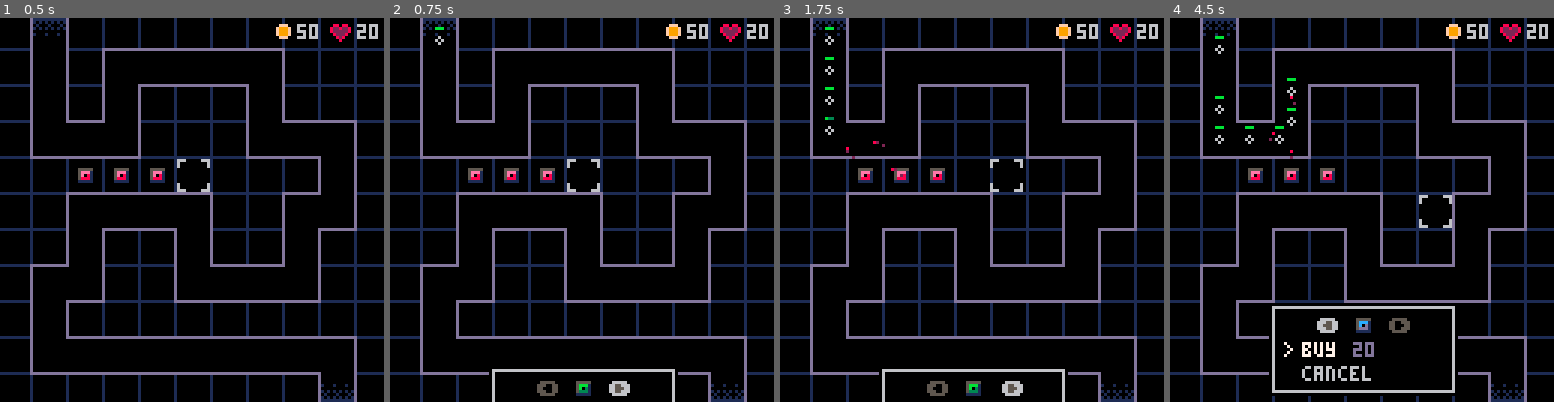
Above: before the commit, frames 1-4 (left to right).
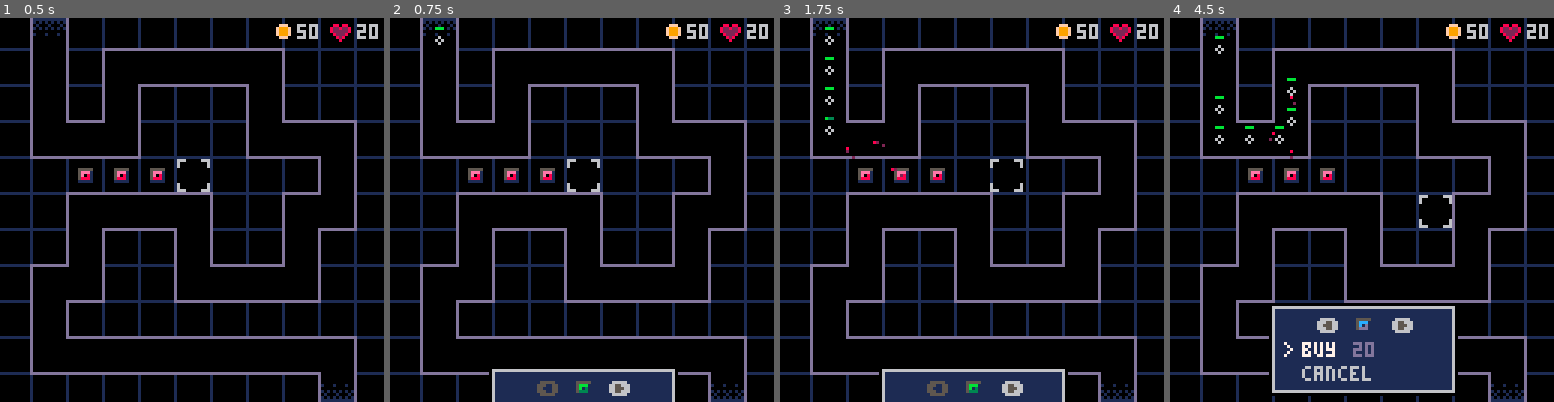
Above: after the commit, the same moments.

Repository: beardedsakimonkey/pixel_td.p8
Game: PICO-8 cartridge pixel_td.p8
Two runs of this game, one before a commit and one after it. Both use one fixed random seed, a clock stepped at 60 frames per second and the inputs below.
Inputs:
- Up to frame 1 (0.5 s): tap X (X key) at 0.33 s
- Up to frame 2 (0.75 s): tap O (Z key) at 0.7 s
- Up to frame 3 (1.75 s): tap X (X key) at 1.07 s; hold Right from 1.6 s (still down); tap O (Z key) at 1.7 s
- Up to frame 4 (4.5 s): tap X (X key) at 1.85, 2.97, 4.08 s; release Right at 2.1 s; tap O (Z key) every 0.4 s from 2.1 to 4.1 s; hold Up 2.15-2.42 s; hold Right 2.47-3.03 s; hold Left 3.08-3.58 s; hold Down 3.63-3.97 s; hold Right from 4.02 s (still down)

Frame 1 is identical in both runs. In frame 2, 3.1% of the frame differs, in the area x 27-74%, y 92-100%; in frame 3, 3.1%; in frame 4, 8.7%, in the area x 27-74%, y 75-97%.

Commit message:
better menu arrow nudging

Diff:
--- a/menu.lua
+++ b/menu.lua
@@ -29,7 +29,7 @@
         local x1, y1, x2, y2 = self.x, self.y, self.x+self.w-1, self.y+self.h-1
         rect(x1-2, y1-2, x2+2, y2+2, C.black)
         rect(x1-1, y1-1, x2+1, y2+1, C.light_gray)
-        rectfill(x1, y1, x2, y2, C.black)
+        rectfill(x1, y1, x2, y2, C.dark_blue)
     end
 
     for i, item in ipairs(self.items) do
@@ -87,8 +87,13 @@
 
     buy_menu.handle_btn = function(self)
         Menu.handle_btn(self)
-        self.pressing_right = btn(B.right)
-        self.pressing_left  = btn(B.left)
+        -- Don't nudge if btn pressed down while disabled
+        if self.pressing_right or (not self.pressing_right and self.sel_twr ~= 3) then
+            self.pressing_right = btn(B.right)
+        end
+        if self.pressing_left or (not self.pressing_left and self.sel_twr ~= 1) then
+            self.pressing_left = btn(B.left)
+        end
         if btnp(B.left)  then self.sel_twr = mid(1, self.sel_twr-1, 3) end
         if btnp(B.right) then self.sel_twr = mid(1, self.sel_twr+1, 3) end
     end
@@ -98,8 +103,8 @@
             return
         end
         Menu.draw(self)
-        local can_left = self.sel_twr > 1
-        local can_right = self.sel_twr < 3
+        local can_left  = self.sel_twr ~= 1 or self.pressing_left
+        local can_right = self.sel_twr ~= 3 or self.pressing_right
         if can_left then
             local off_x = self.pressing_left and -1 or 0
             rectfill(self.x+16+off_x, self.y+4,
